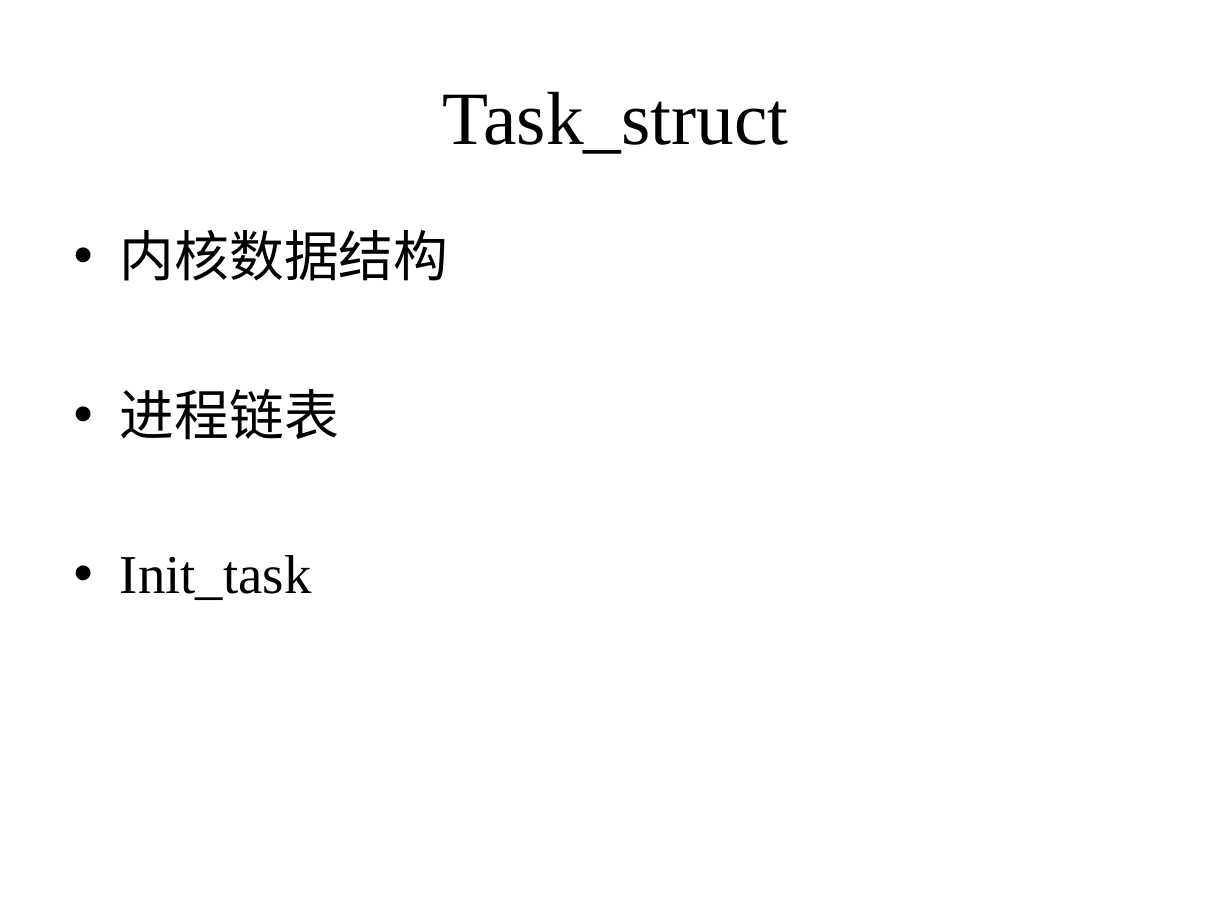
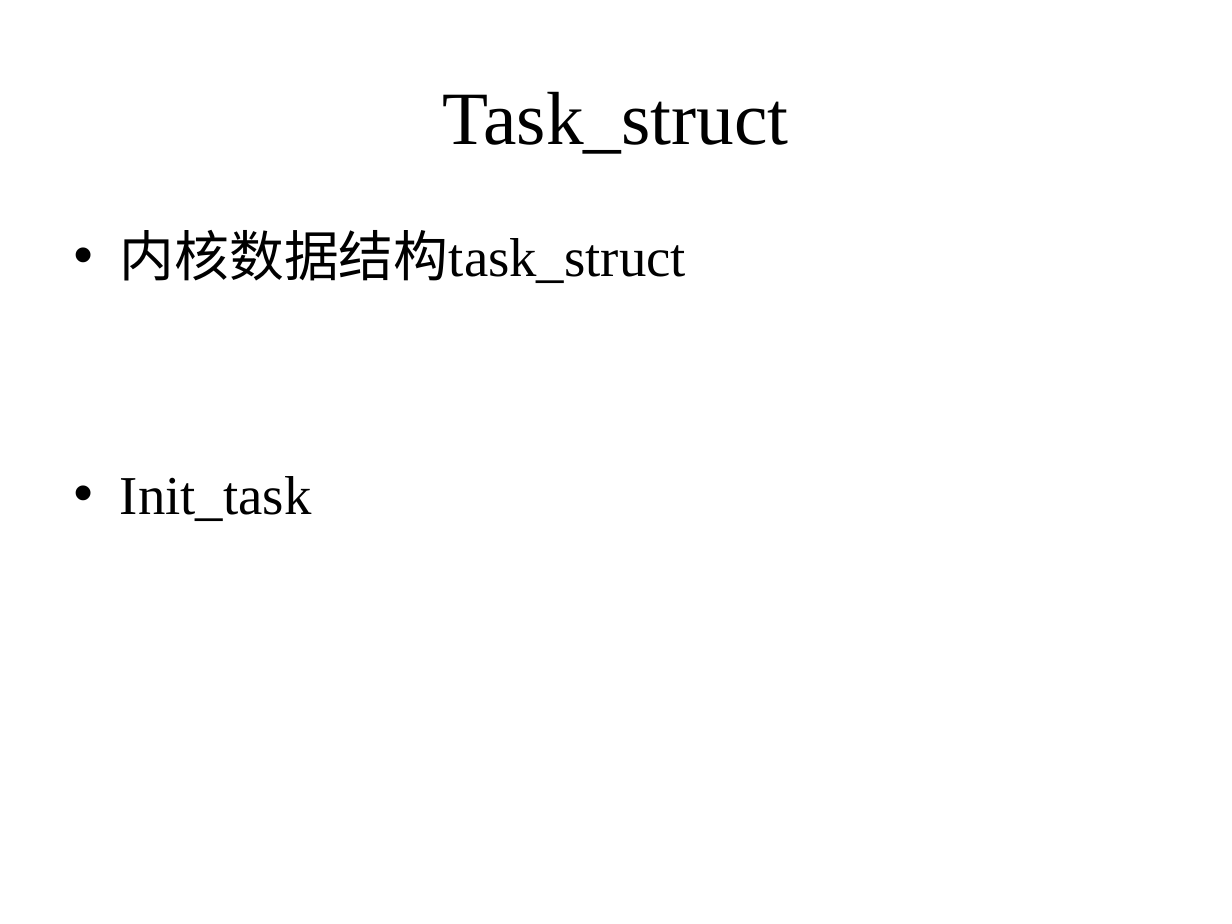
Before and after one commit to Winddoing/embedded_linux_notes, a slide deck: slide 4 of doc/进程调度/进程调度.ppt (slide 5 before the commit). Drawn at 1232x924 pixels with LibreOffice and Linux fonts; fonts in the diff are those of the drawing. Boxes give left, top, right and bottom in pixels: in the first picture for what was removed or moved away, otherwise in the second. Text is boxed around its words. In the diff, an @@ line names an element or a change of style, - is before the commit and + after.

```diff
--- a/doc/进程调度/进程调度.ppt
+++ b/doc/进程调度/进程调度.ppt
@@ text at <box>120,230,686,283</box>: text changed @@
-• 内核数据结构
-• 进程链表
+• 内核数据结构task_struct
```
Also in this commit, not shown: 5 other slides changed, 3 slides added, 11 slides removed, 2 other files.
